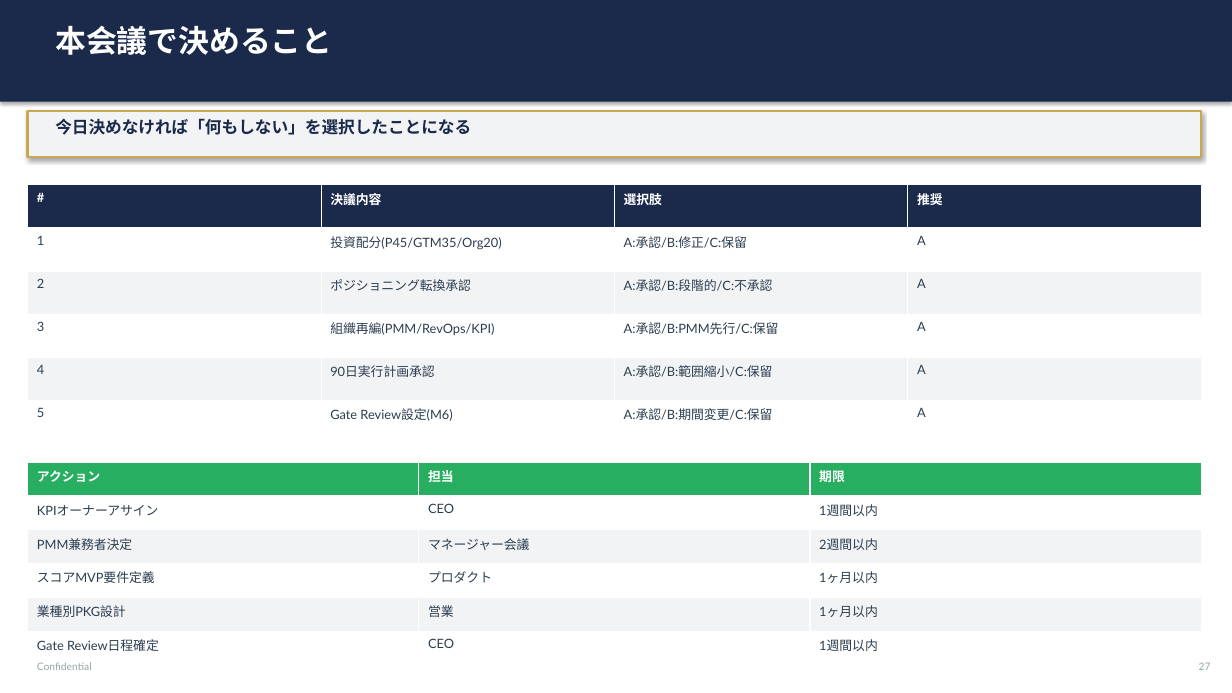
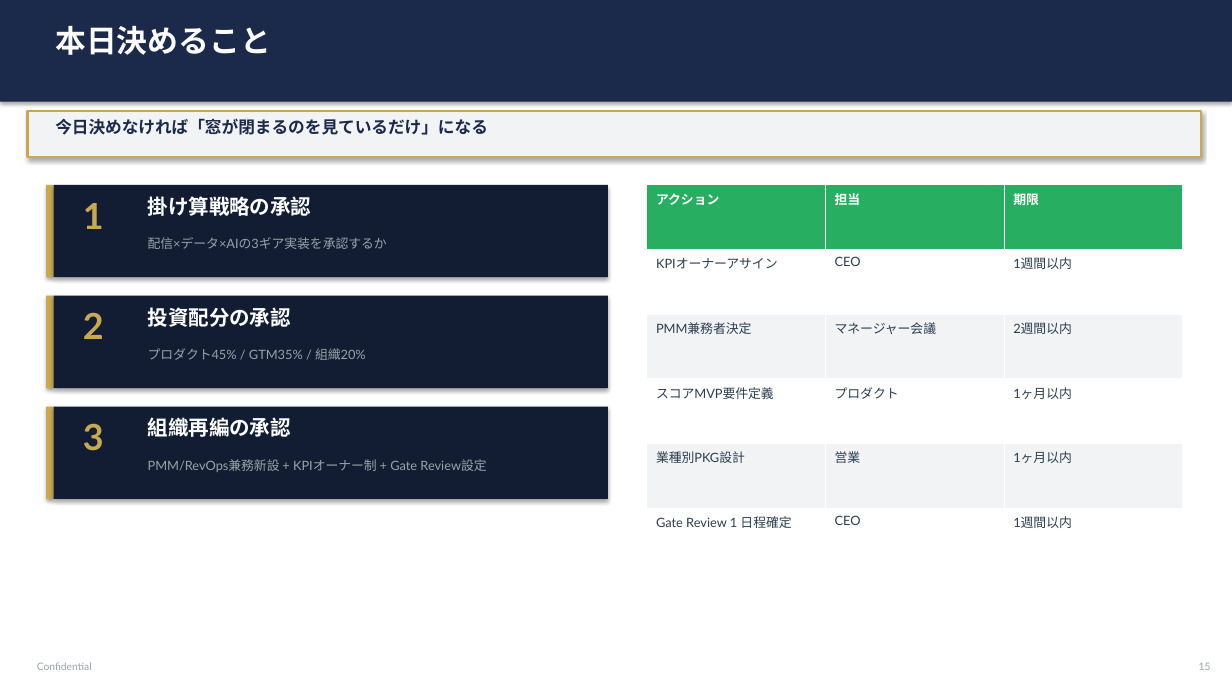
Before and after one commit to kapigon001/nexpro-strategy, a slide deck: slide 15 of output/nexpro_strategy_presentation.pptx (slide 27 before the commit). Drawn at 1232x693 pixels with LibreOffice and Linux fonts; fonts in the diff are those of the drawing. Boxes give left, top, right and bottom in pixels: in the first picture for what was removed or moved away, otherwise in the second. Text is boxed around its words. In the diff, an @@ line names an element or a change of style, - is before the commit and + after.

```diff
--- a/output/nexpro_strategy_presentation.pptx
+++ b/output/nexpro_strategy_presentation.pptx
@@ text at [55, 26, 271, 55]: text changed @@
-本会議で決めること
+本日決めること
@@ text at [55, 118, 488, 135]: text changed @@
-今日決めなければ「何もしない」を選択したことになる
+今日決めなければ「窓が閉まるのを見ているだけ」になる
@@ table removed at [28, 185, 1200, 444], 6 rows, 4 columns @@
-# | 決議内容 | 選択肢 | 推奨
-1 | 投資配分(P45/GTM35/Org20) | A:承認/B:修正/C:保留 | A
-2 | ポジショニング転換承認 | A:承認/B:段階的/C:不承認 | A
-3 | 組織再編(PMM/RevOps/KPI) | A:承認/B:PMM先行/C:保留 | A
-4 | 90日実行計画承認 | A:承認/B:範囲縮小/C:保留 | A
-5 | Gate Review設定(M6) | A:承認/B:期間変更/C:保留 | A
@@ rectangle added at [46, 185, 54, 277], fill #C8A951 @@
@@ rectangle added at [54, 185, 608, 277], fill #121D33 @@
@@ text added at [83, 203, 104, 229], 28 pt, text #C8A951, bold @@
+1
@@ text added at [148, 196, 312, 216], 16 pt, text #FFFFFF, bold @@
+掛け算戦略の承認
@@ table at [647, 185, 1182, 573] @@
-row 6, column 1: Gate Review日程確定
+row 6, column 1: Gate Review 1 日程確定
@@ table: place and size @@
-table at [28, 462, 1201, 665]
+table at [647, 185, 1182, 573]
@@ text added at [148, 237, 387, 249], 10 pt, text #95A5A6 @@
+配信×データ×AIの3ギア実装を承認するか
@@ rectangle added at [46, 296, 54, 388], fill #C8A951 @@
@@ rectangle added at [54, 296, 608, 388], fill #121D33 @@
@@ text added at [83, 312, 104, 339], 28 pt, text #C8A951, bold @@
+2
@@ text added at [148, 307, 291, 327], 16 pt, text #FFFFFF, bold @@
+投資配分の承認
@@ text added at [148, 348, 366, 360], 10 pt, text #95A5A6 @@
+プロダクト45% / GTM35% / 組織20%
@@ rectangle added at [46, 407, 54, 499], fill #C8A951 @@
@@ rectangle added at [54, 407, 608, 499], fill #121D33 @@
@@ text added at [148, 417, 291, 437], 16 pt, text #FFFFFF, bold @@
+組織再編の承認
@@ text added at [83, 423, 104, 451], 28 pt, text #C8A951, bold @@
+3
@@ text added at [148, 459, 486, 472], 10 pt, text #95A5A6 @@
+PMM/RevOps兼務新設 + KPIオーナー制 + Gate Review設定
@@ text at [1199, 663, 1211, 670]: text changed @@
-27
+15
```
Also in this commit, not shown: 10 other slides changed, 11 slides added, 24 slides removed, 2 other files.
